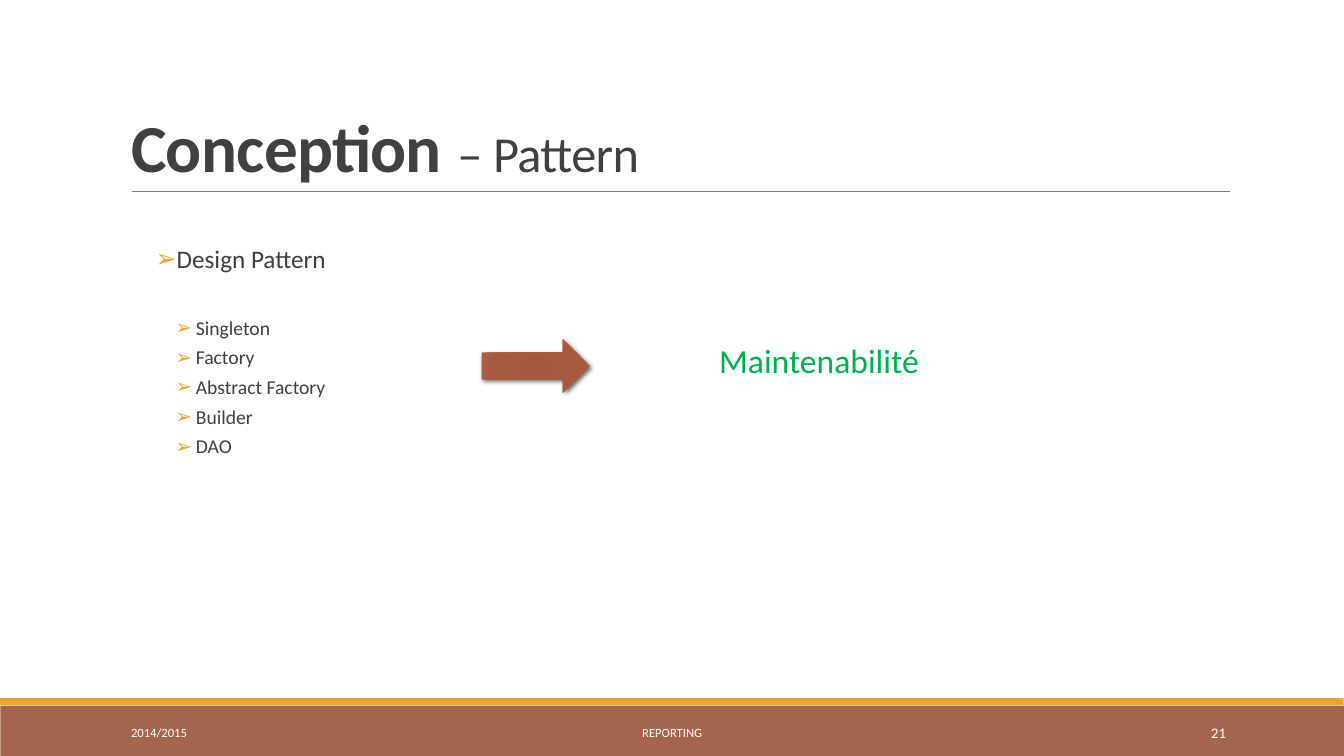
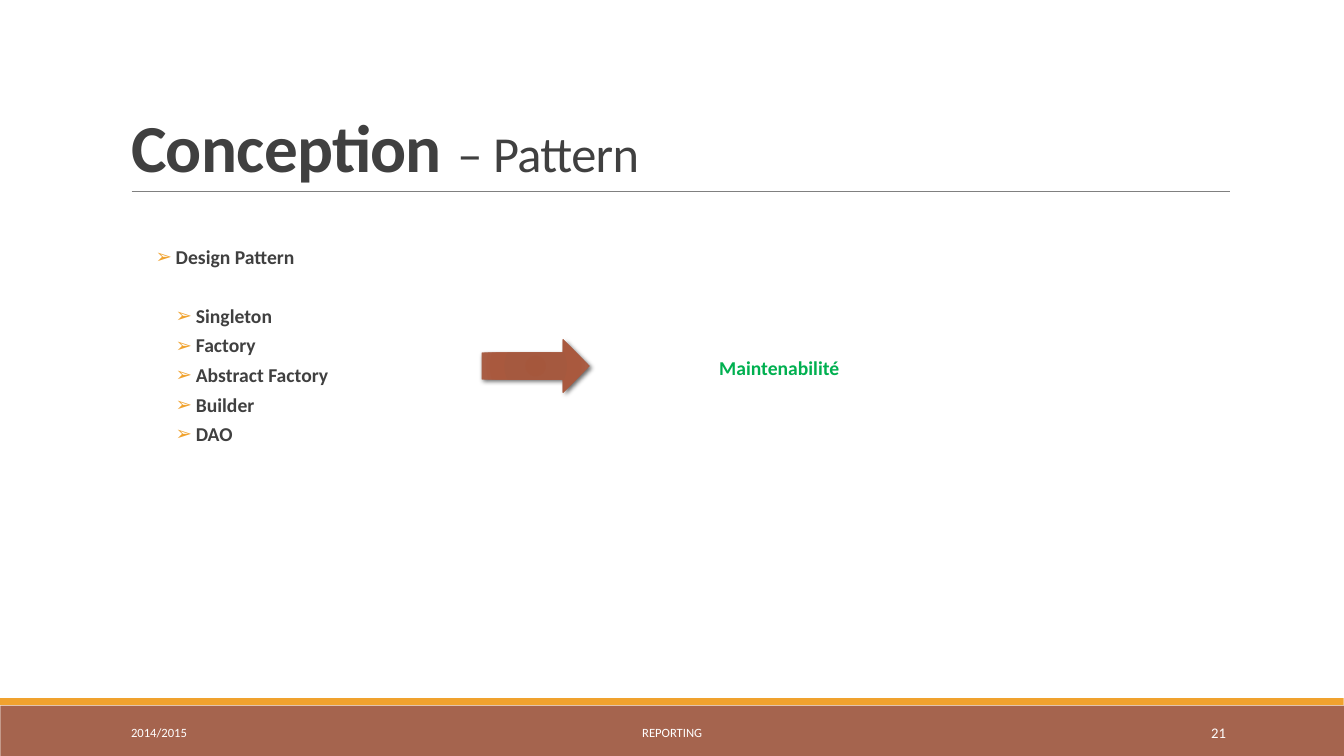
Before and after one commit to seddikouiss/data, a slide deck: slide 21 of RAPORT/Reporting_Presentation_V2.pptx. Drawn at 1344x756 pixels with LibreOffice and Linux fonts; fonts in the diff are those of the drawing. Boxes give left, top, right and bottom in pixels: in the first picture for what was removed or moved away, otherwise in the second. Text is boxed around its words. In the diff, an @@ line names an element or a change of style, - is before the commit and + after.

```diff
--- a/RAPORT/Reporting_Presentation_V2.pptx
+++ b/RAPORT/Reporting_Presentation_V2.pptx
@@ text "Design Pattern" at [176, 250, 328, 441]: size 18 to 14 pt in "Design Pattern"; bold on @@
@@ text "Maintenabilité": place and size @@
-text "Maintenabilité" at [719, 349, 919, 374]
+text "Maintenabilité" at [719, 361, 839, 375]
@@ text "Maintenabilité" at [719, 361, 839, 375]: size 24 to 14 pt, bold on @@
```
Also in this commit, not shown: 17 other slides changed, 1 other file.
